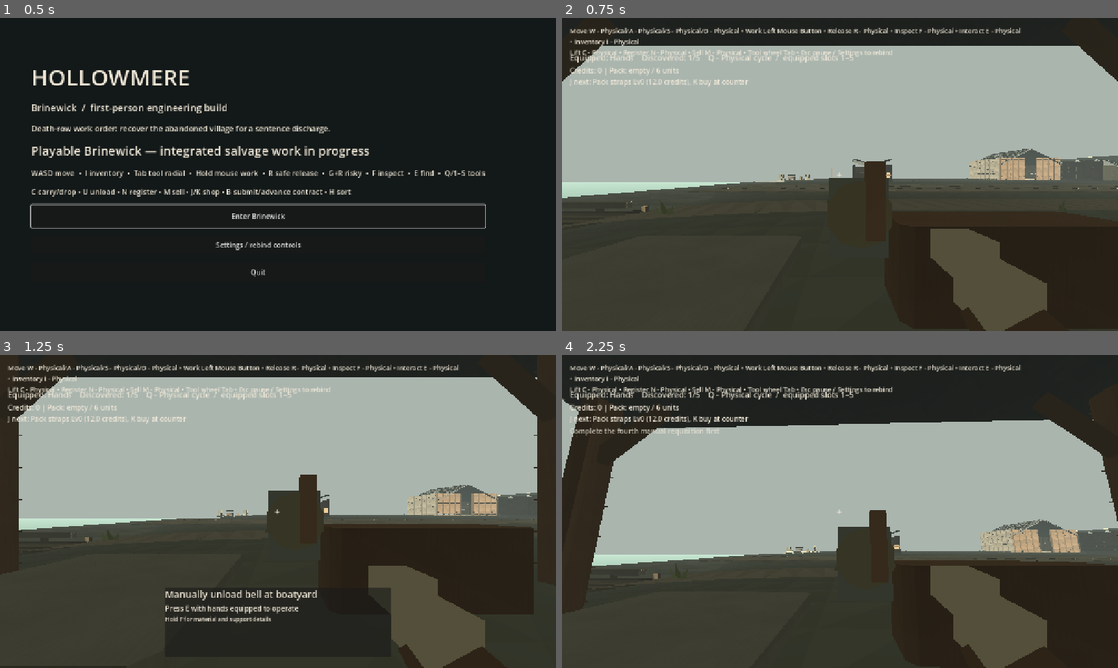
Above: before the commit, frames 1-4 (two rows, left to right).
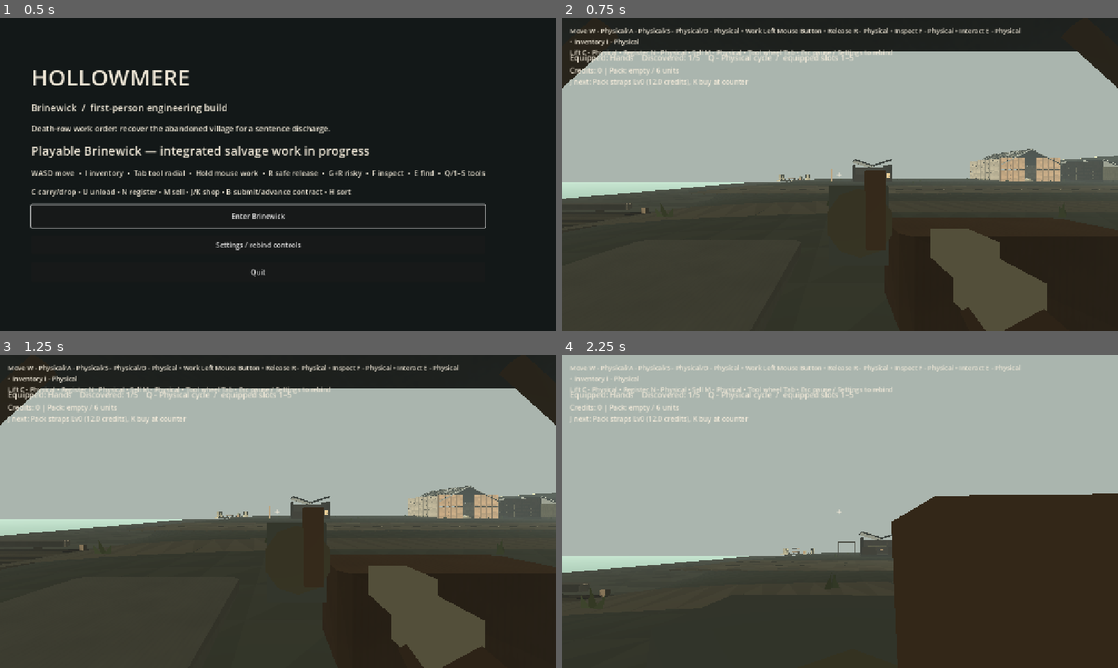
Above: after the commit, the same moments.

Repository: squwillsmith-ship-it/Hollowmere-0.2
Game: Godot game, scene res://scenes/main.tscn
The game is run twice, just before and just after one commit, with the same random seed, the same clock (stepped at 60 frames per second) and the same inputs.
Inputs (mouse positions are in pixels of both pictures, inside the frame that each line leads up to):
- Up to frame 1 (0.5 s): no input
- Up to frame 2 (0.75 s): click "Enter Brinewick" at 0.5 s
- Up to frame 3 (1.25 s): no input
- Up to frame 4 (2.25 s): tap E (hm_find_tool) at 1.25 s; move the mouse to (867, 511) at 1.27 s; hold E (hm_find_tool) 1.28-2.03 s; hold W (hm_forward) from 1.28 s (still down); click (867, 511) at 1.42 s; tap Space (hm_jump) at 1.52 s; move the mouse to (812, 511) at 2.02 s; tap F (hm_inspect) at 2.1 s

Frame 1 is identical in both runs. In frame 2, 2.6% of the frame differs, in the area x 0-100%, y 8-68%; in frame 3, 13%; in frame 4, 41%, in the area x 0-100%, y 0-100%.

Commit message:
fix G1: guarantee two-sided landform/path triangles collide during player traversal

Diff:
--- a/game/scripts/world/hm_harbour_benchmark_coast.gd
+++ b/game/scripts/world/hm_harbour_benchmark_coast.gd
@@ -144,7 +144,11 @@
 	body.add_child(visual)
 	var collider := CollisionShape3D.new()
 	collider.name = "CollisionShape3D"
-	collider.shape = mesh.create_trimesh_shape()
+	var physical: ConcavePolygonShape3D = mesh.create_trimesh_shape()
+	# Godot's front/back winding must not create a phantom floor.
+	# Backface hit support is intentional for a two-sided walkable landform.
+	physical.backface_collision = true
+	collider.shape = physical
 	body.add_child(collider)
 
 static func _triangle(tool: SurfaceTool, a: Vector3, b: Vector3,
